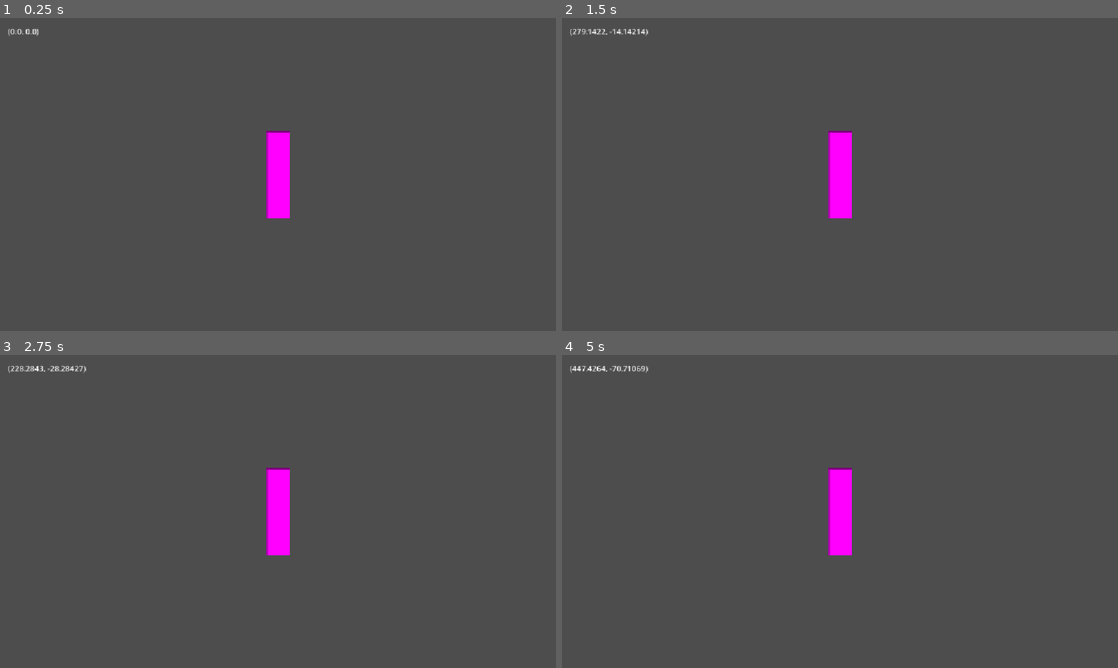
Above: before the commit, frames 1-4 (two rows, left to right).
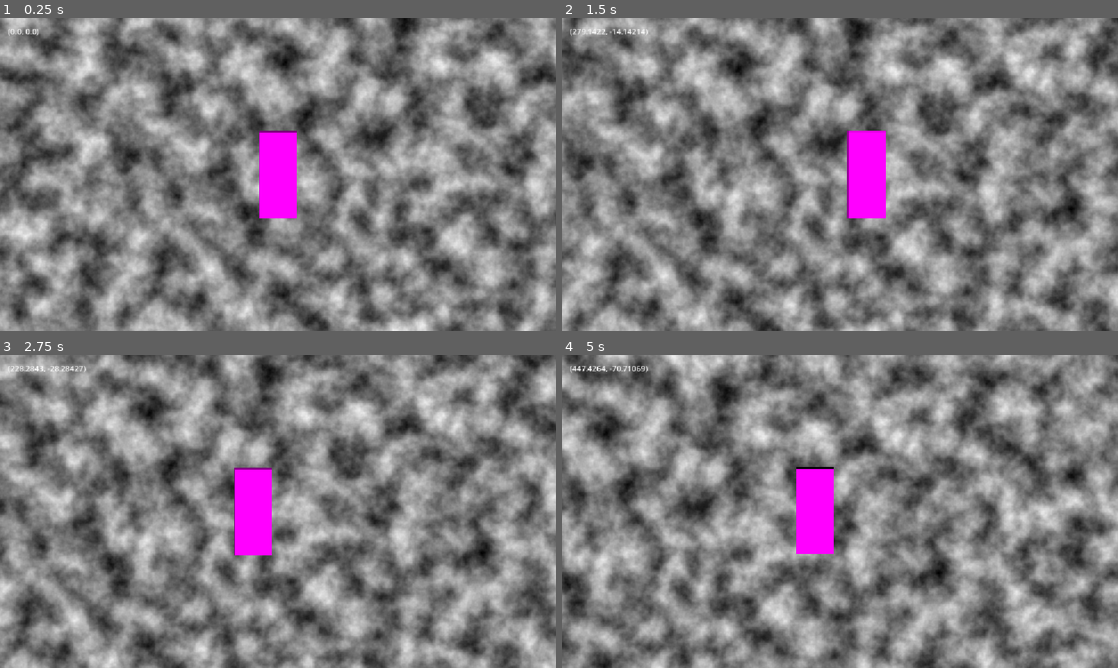
Above: after the commit, the same moments.

Repository: jsbrn/giant-jam-2
Game: Godot game, scene res://ui/views/game_view.tscn
The game is run twice, just before and just after one commit, with the same random seed, the same clock (stepped at 60 frames per second) and the same inputs. Before the commit the project starts from res://ui/game_view.tscn.
Inputs:
- Up to frame 1 (0.25 s): no input
- Up to frame 2 (1.5 s): tap Enter at 0.5 s; hold D (move_right) from 0.53 s (still down); tap W (move_up) at 0.77 s
- Up to frame 3 (2.75 s): tap W (move_up) at 1.52 s; release D (move_right) at 2.03 s; hold A (move_left) from 2.03 s (still down)
- Up to frame 4 (5 s): release A (move_left) at 2.78 s; hold D (move_right) 2.78-4.28 s; tap W (move_up) at 3.02, 3.77, 4.52 s; hold A (move_left) from 4.28 s (still down)

The runs differ from the first frame. In frame 1, 74% of the frame differs, in the area x 0-100%, y 0-100%; in frame 2, 75%; in frame 3, 75%; in frame 4, 76%.

Commit message:
Ghost scaffold, placeholder floor

Diff:
--- a/ui/game_view.tscn
+++ /dev/null
@@ -1,12 +0,0 @@
-[gd_scene format=3 uid="uid://c8mssb3k5kip3"]
-
-[ext_resource type="PackedScene" uid="uid://d458aprpo8pw" path="res://ui/hud.tscn" id="1_80wxx"]
-[ext_resource type="PackedScene" uid="uid://d2qrxfmfa1p6r" path="res://world/house.tscn" id="2_c61ut"]
-
-[node name="GameView" type="Node" unique_id=1992333946]
-
-[node name="House" parent="." unique_id=281824880 instance=ExtResource("2_c61ut")]
-
-[node name="CanvasLayer" type="CanvasLayer" parent="." unique_id=1029013192]
-
-[node name="HUD" parent="CanvasLayer" unique_id=1063190297 instance=ExtResource("1_80wxx")]
--- /dev/null
+++ b/ui/views/game_view.tscn
@@ -0,0 +1,12 @@
+[gd_scene format=3 uid="uid://c8mssb3k5kip3"]
+
+[ext_resource type="PackedScene" uid="uid://d2qrxfmfa1p6r" path="res://world/house.tscn" id="1_lbllo"]
+[ext_resource type="PackedScene" uid="uid://d458aprpo8pw" path="res://ui/hud/hud.tscn" id="2_tltyi"]
+
+[node name="GameView" type="Node" unique_id=1992333946]
+
+[node name="House" parent="." unique_id=281824880 instance=ExtResource("1_lbllo")]
+
+[node name="CanvasLayer" type="CanvasLayer" parent="." unique_id=1029013192]
+
+[node name="HUD" parent="CanvasLayer" unique_id=1063190297 instance=ExtResource("2_tltyi")]
--- /dev/null
+++ b/world/ghost.gd
@@ -0,0 +1,8 @@
+extends CharacterBody2D
+
+func _process(delta: float) -> void:
+	var player: Player = get_tree().get_first_node_in_group("players")
+
+
+func _physics_process(delta: float) -> void:
+	move_and_slide()
--- /dev/null
+++ b/world/ghost.tscn
@@ -0,0 +1,16 @@
+[gd_scene format=3 uid="uid://dhiu3yga7nhqv"]
+
+[ext_resource type="Script" uid="uid://oawoawwy6vbp" path="res://world/ghost.gd" id="1_vhie2"]
+
+[sub_resource type="Gradient" id="Gradient_k547n"]
+
+[sub_resource type="GradientTexture2D" id="GradientTexture2D_k547n"]
+gradient = SubResource("Gradient_k547n")
+width = 80
+height = 180
+
+[node name="Ghost" type="CharacterBody2D" unique_id=1428940175]
+script = ExtResource("1_vhie2")
+
+[node name="Sprite2D" type="Sprite2D" parent="." unique_id=257297051]
+texture = SubResource("GradientTexture2D_k547n")
--- a/world/house.tscn
+++ b/world/house.tscn
@@ -2,6 +2,30 @@
 
 [ext_resource type="PackedScene" uid="uid://xdebh1khggf1" path="res://world/player.tscn" id="1_apcmc"]
 
+[sub_resource type="FastNoiseLite" id="FastNoiseLite_jpscu"]
+
+[sub_resource type="NoiseTexture2D" id="NoiseTexture2D_apcmc"]
+width = 3000
+height = 3000
+noise = SubResource("FastNoiseLite_jpscu")
+
+[sub_resource type="RectangleShape2D" id="RectangleShape2D_w5pmr"]
+size = Vector2(500, 50)
+
+[sub_resource type="RectangleShape2D" id="RectangleShape2D_apcmc"]
+size = Vector2(93, 625)
+
 [node name="House" type="Node2D" unique_id=281824880]
 
+[node name="Floor" type="Sprite2D" parent="." unique_id=236698728]
+texture = SubResource("NoiseTexture2D_apcmc")
+
 [node name="Player" parent="." unique_id=1428940175 instance=ExtResource("1_apcmc")]
+
+[node name="CollisionShape2D" type="CollisionShape2D" parent="." unique_id=1069508013]
+position = Vector2(0, -475)
+shape = SubResource("RectangleShape2D_w5pmr")
+
+[node name="CollisionShape2D2" type="CollisionShape2D" parent="." unique_id=1013805629]
+position = Vector2(-979.5, -742.5)
+shape = SubResource("RectangleShape2D_apcmc")
--- a/world/player.tscn
+++ b/world/player.tscn
@@ -3,7 +3,7 @@
 [ext_resource type="Script" uid="uid://dngq6wtyabq8x" path="res://world/player.gd" id="1_2gpuf"]
 
 [sub_resource type="PlaceholderTexture2D" id="PlaceholderTexture2D_w5pmr"]
-size = Vector2(50, 180)
+size = Vector2(80, 180)
 
 [node name="Player" type="CharacterBody2D" unique_id=1428940175]
 script = ExtResource("1_2gpuf")
@@ -12,3 +12,9 @@
 texture = SubResource("PlaceholderTexture2D_w5pmr")
 
 [node name="Camera2D" type="Camera2D" parent="." unique_id=16903450]
+limit_left = -1500
+limit_top = -1500
+limit_right = 1500
+limit_bottom = 1500
+limit_smoothed = true
+position_smoothing_enabled = true
Renamed: ui/hud.tscn -> ui/hud/hud.tscn
Not shown, added: world/ghost.gd.uid
